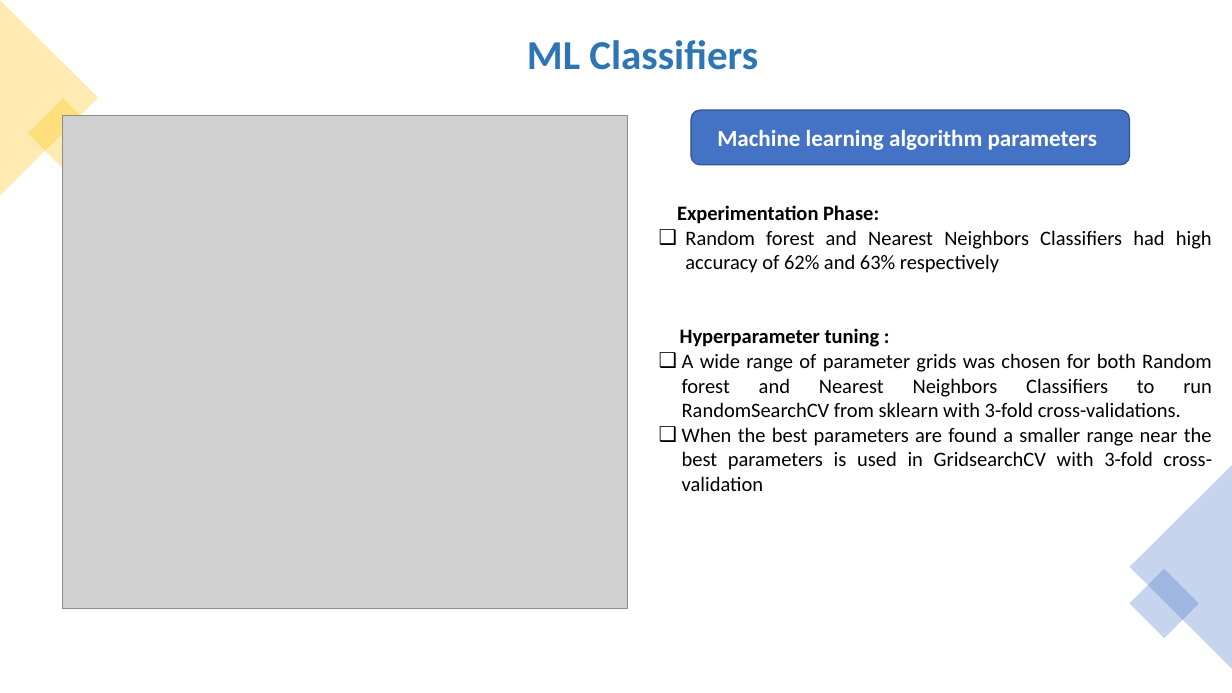
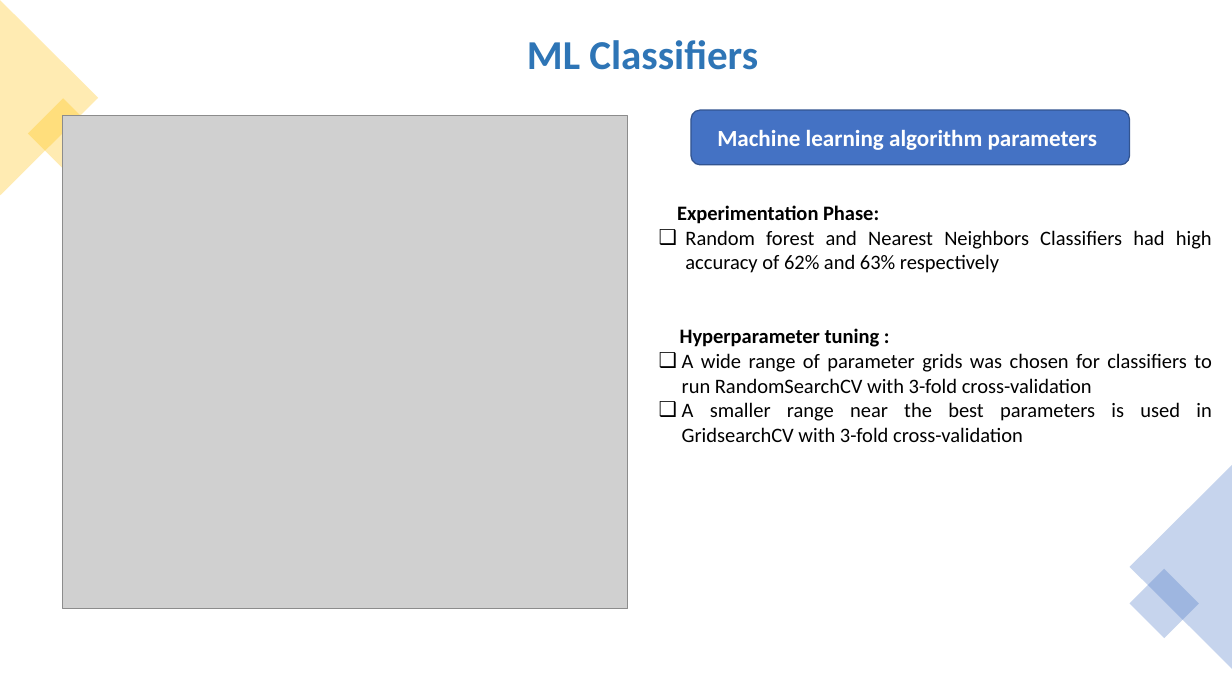
Before and after one commit to ITU-AI-ML-in-5G-Challenge/Team-DataRangers-home-network-users-experience-classification, a slide deck: slide 13 of 5gChallenge_DataRangers.pptx. Drawn at 1232x693 pixels with LibreOffice and Linux fonts; fonts in the diff are those of the drawing; grey boxes stand for pictures. Boxes give left, top, right and bottom in pixels: in the first picture for what was removed or moved away, otherwise in the second. Text is boxed around its words. In the diff, an @@ line names an element or a change of style, - is before the commit and + after.

```diff
--- a/5gChallenge_DataRangers.pptx
+++ b/5gChallenge_DataRangers.pptx
@@ text at <box>682,353,1211,442</box>: text changed @@
-❑ A wide range of parameter grids was chosen for both Random forest and Nearest Neighbors Classifiers to run RandomSearchCV from sklearn with 3-fold cross-validations.
-❑ When the best parameters are found a smaller range near the best parameters is used in GridsearchCV with 3-fold cross-validation
+❑ A wide range of parameter grids was chosen for classifiers to run RandomSearchCV with 3-fold cross-validation
+❑ A smaller range near the best parameters is used in GridsearchCV with 3-fold cross-validation
```
Also in this commit, not shown: 5 other slides changed.
